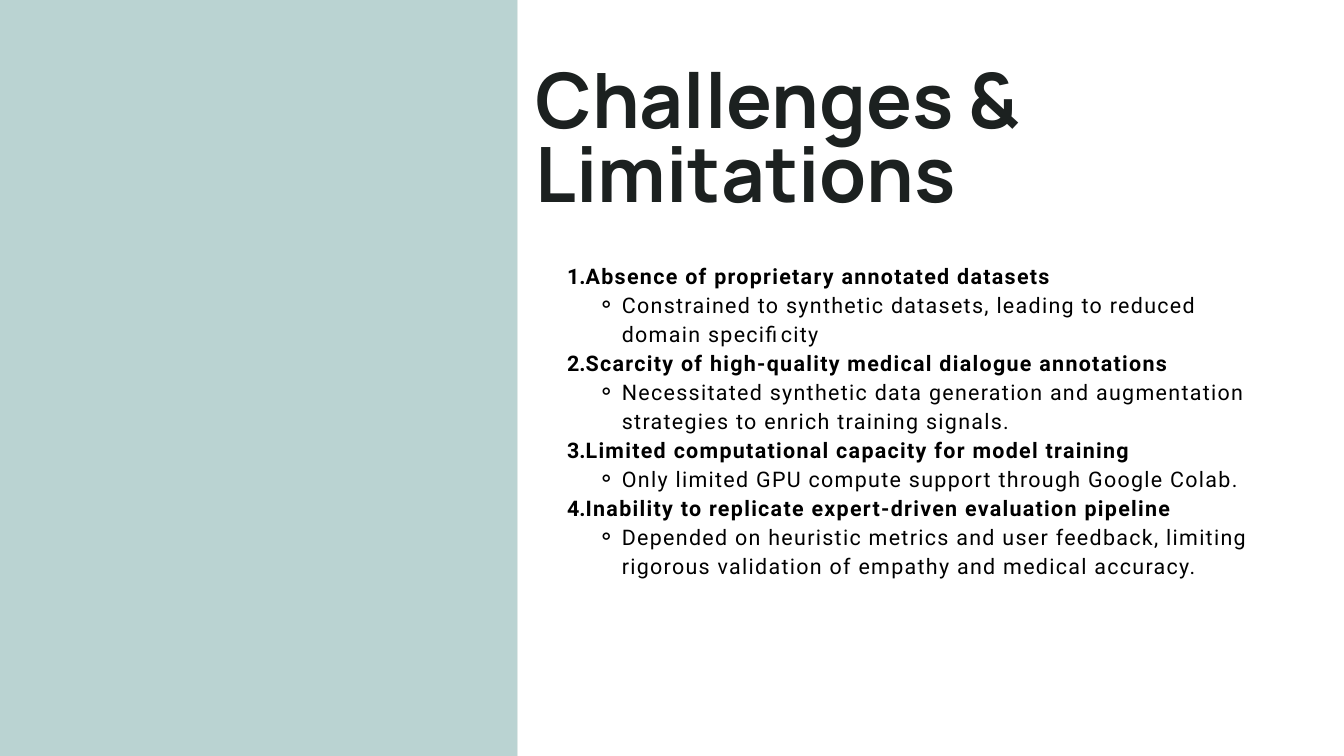
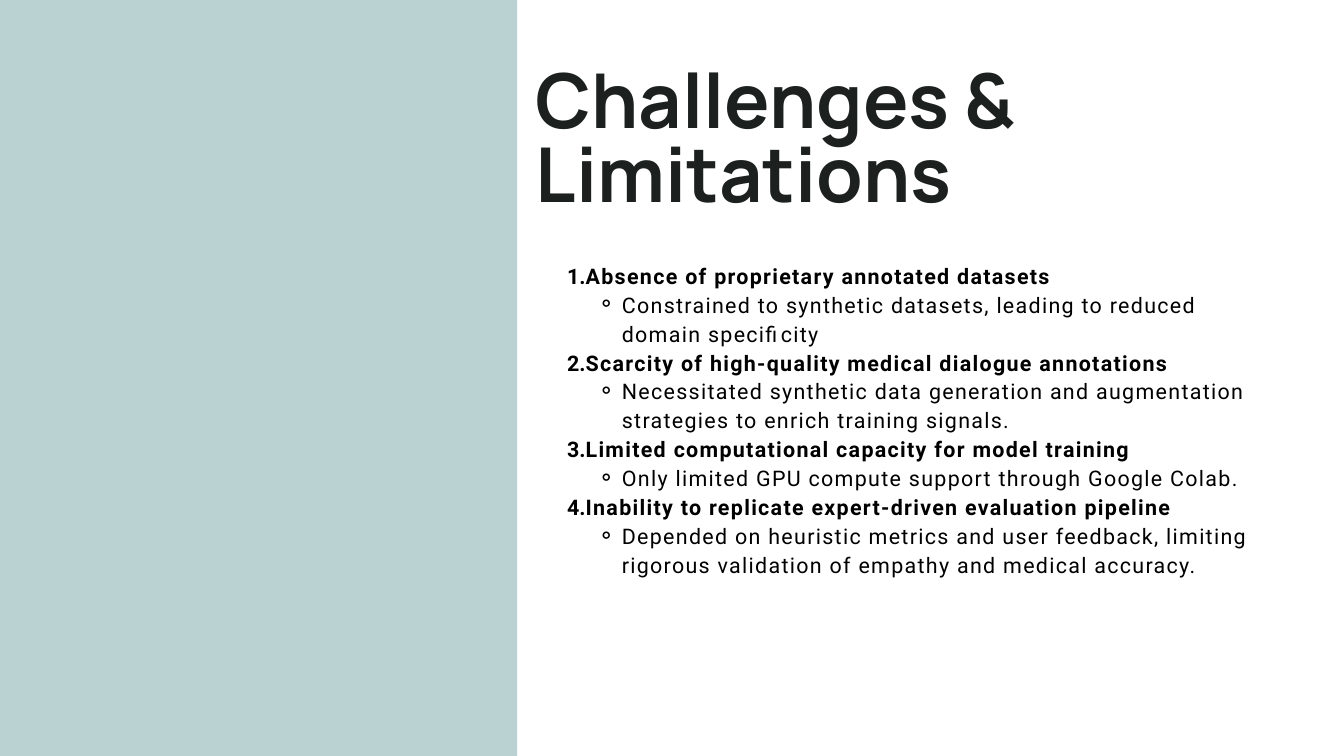
Before and after one commit to chihnara/empathetic-medchat, a slide deck: slide 3 of docs/demo.pptx. Drawn at 1344x756 pixels with LibreOffice and Linux fonts; fonts in the diff are those of the drawing; grey boxes stand for pictures. Boxes give left, top, right and bottom in pixels: in the first picture for what was removed or moved away, otherwise in the second. Text is boxed around its words. In the diff, an @@ line names an element or a change of style, - is before the commit and + after.

```diff
--- a/docs/demo.pptx
+++ b/docs/demo.pptx
@@ text "Challenges & Limitations" at bbox=[536, 72, 952, 203]: size 81.8 to 81 pt; line spacing 79.3pt to 79pt @@
```
Also in this commit, not shown: 9 other slides changed, 1 slide added, 2 other files.
